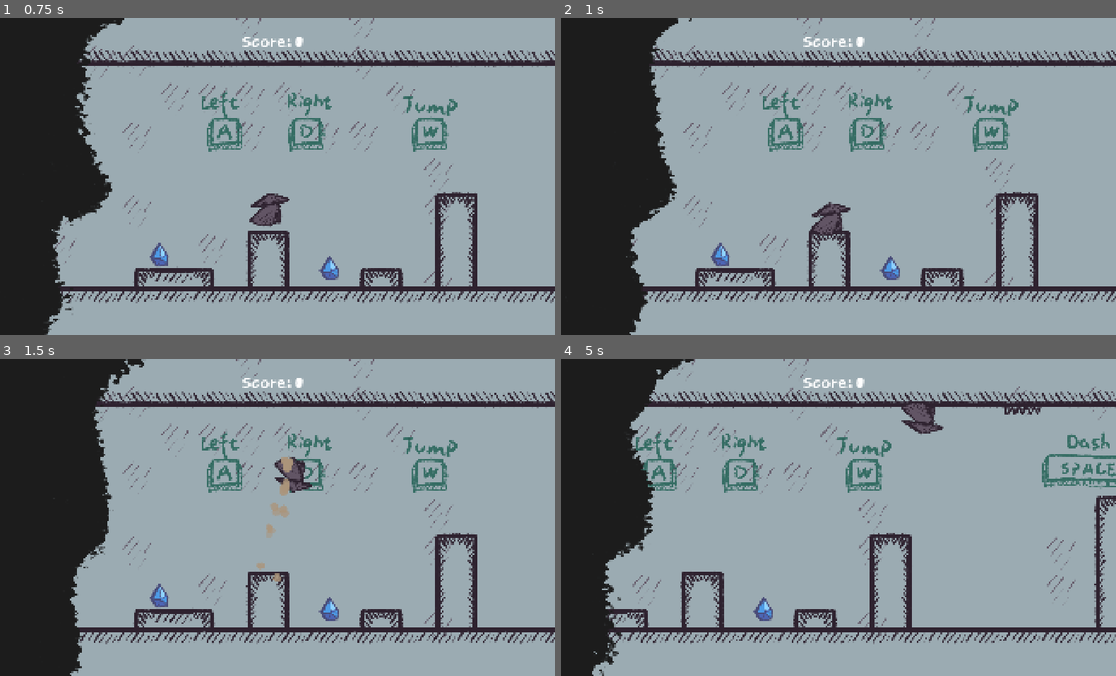
Above: before the commit, frames 1-4 (two rows, left to right).
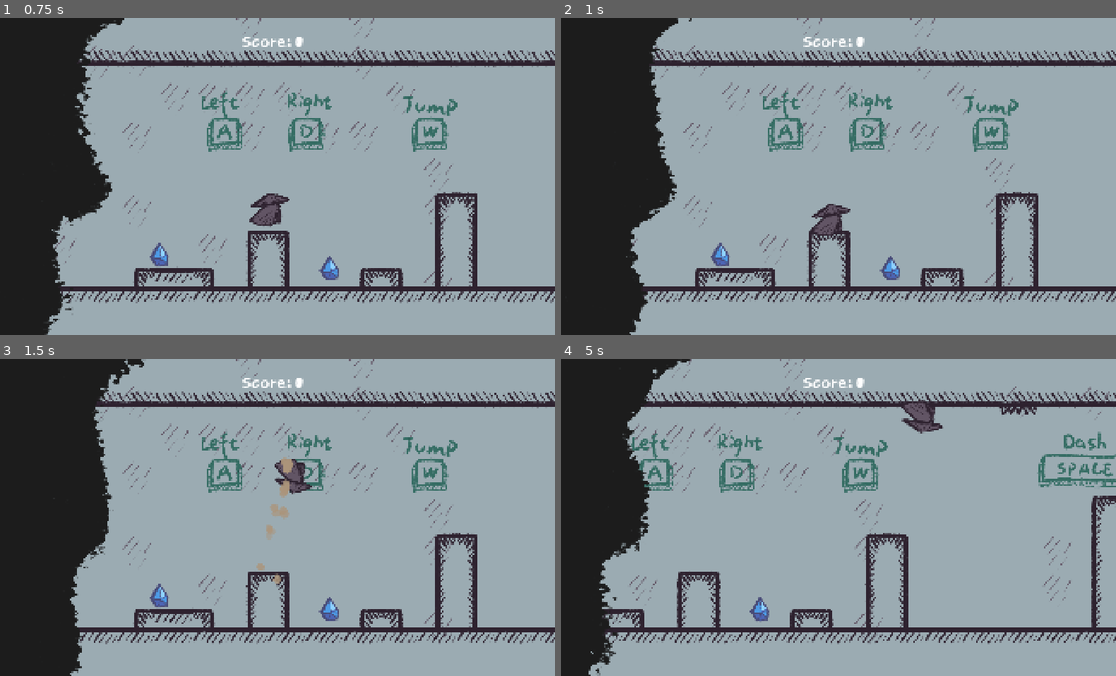
Above: after the commit, the same moments.

Repository: YiTongHu-SC/upside-down
Game: Godot game, scene res://scenes/main.tscn
Same seed, same stepped clock (60 frames per second), same inputs: the game is played once before the commit and once after it.
Inputs:
- Up to frame 1 (0.75 s): click "Start Game" at 0.5 s
- Up to frame 2 (1 s): no input
- Up to frame 3 (1.5 s): hold D (MOVE_RIGHT) from 1.28 s (still down); tap Space (DASH) at 1.35 s
- Up to frame 4 (5 s): tap W (JUMP) at 1.52, 2.27, 3.77, 4.52 s; tap Space (DASH) every 0.75 s from 2.1 to 4.35 s; release D (MOVE_RIGHT) at 2.78 s; hold A (MOVE_LEFT) 2.78-3.53 s; hold D (MOVE_RIGHT) from 3.53 s (still down)

Frame 1 is identical in both runs. In frame 2, 0.2% of the frame differs, in the area x 44-53%, y 58-70%; in frame 3, 0.3%; in frame 4, 12%, in the area x 4-100%, y 0-100%.

Commit message:
fix(hero): improve walk particles and collision

Diff:
--- a/nodes/hero.gd
+++ b/nodes/hero.gd
@@ -50,8 +50,6 @@
 
 func _physics_process(delta):
 	if GameDataGlobal.game_paused: return
-	if not is_on_floor():
-		particles_walk.emitting = false
 
 	if Input.is_action_just_pressed("DASH"):
 		upside_down = !upside_down
@@ -110,7 +108,8 @@
 	var direction = Input.get_axis("MOVE_LEFT", "MOVE_RIGHT")
 	if direction:
 		if current_state != State.WALK && not is_jumping:
-			animation.play("walk")
+			if is_on_floor():
+				animation.play("walk")
 			current_state = State.WALK
 			particles_walk.emitting = true
 		velocity.x = direction * move_speed * physics_unit
@@ -122,7 +121,8 @@
 			particles_walk.emitting = false
 		# Apply friction when no input
 		velocity.x = move_toward(velocity.x, 0, friction * physics_unit * delta)
-
+	if not is_on_floor():
+		particles_walk.emitting = false
 	# Apply movement
 	move_and_slide()
 	check_collision()
--- a/nodes/hero.tscn
+++ b/nodes/hero.tscn
@@ -8,7 +8,7 @@
 [ext_resource type="Texture2D" uid="uid://1til182rov1y" path="res://images/dust/dust_effect_0000_004.png" id="5_4kahr"]
 
 [sub_resource type="RectangleShape2D" id="RectangleShape2D_sgp6g"]
-size = Vector2(42, 67)
+size = Vector2(32, 43)
 
 [sub_resource type="Animation" id="Animation_5nhaj"]
 length = 0.001
@@ -55,7 +55,7 @@
 "times": PackedFloat32Array(0, 0.0666667, 0.133333, 0.266667, 0.5),
 "transitions": PackedFloat32Array(1, 1, 1, 1, 1),
 "update": 0,
-"values": [Vector2(1, 1), Vector2(1.2, 0.9), Vector2(0.95, 1.1), Vector2(0.95, 1.1), Vector2(1, 1)]
+"values": [Vector2(1, 1), Vector2(1.2, 0.9), Vector2(0.9, 1.2), Vector2(0.9, 1.2), Vector2(1, 1)]
 }
 
 [sub_resource type="Animation" id="Animation_1dsar"]
@@ -140,7 +140,7 @@
 socket = NodePath("JumpParticles")
 
 [node name="CollisionShape2D" type="CollisionShape2D" parent="."]
-position = Vector2(1, 13.5)
+position = Vector2(0, 21.5)
 shape = SubResource("RectangleShape2D_sgp6g")
 
 [node name="Sprite2D" type="Sprite2D" parent="."]
